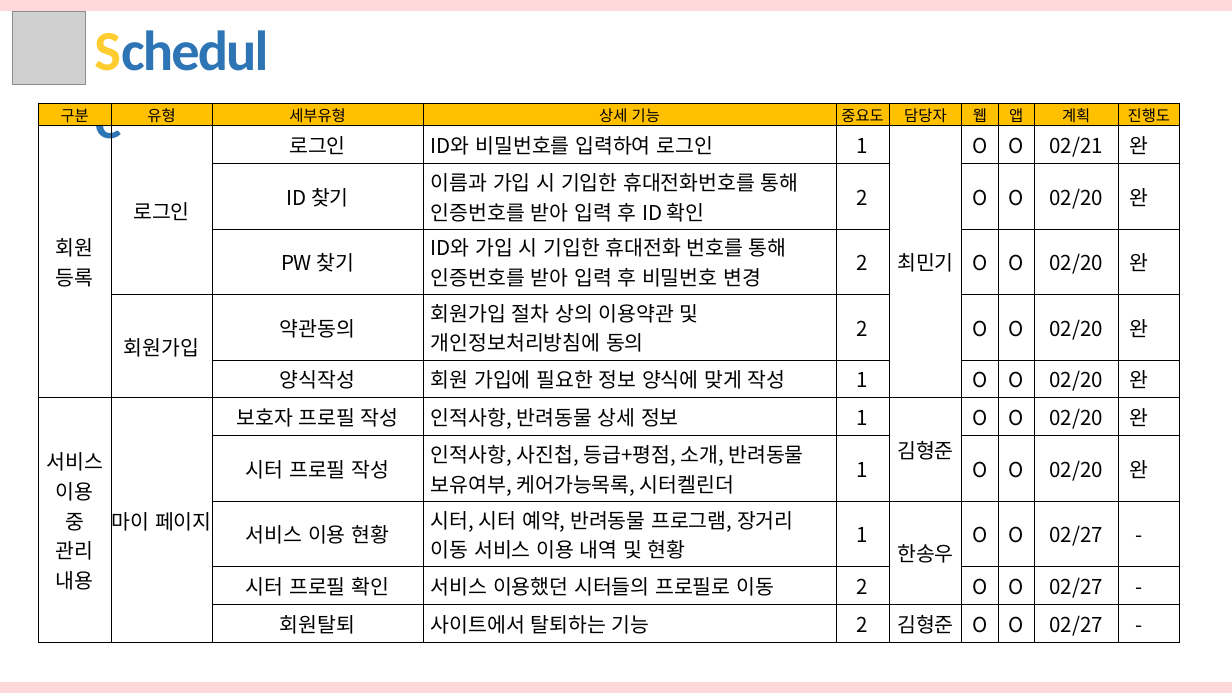
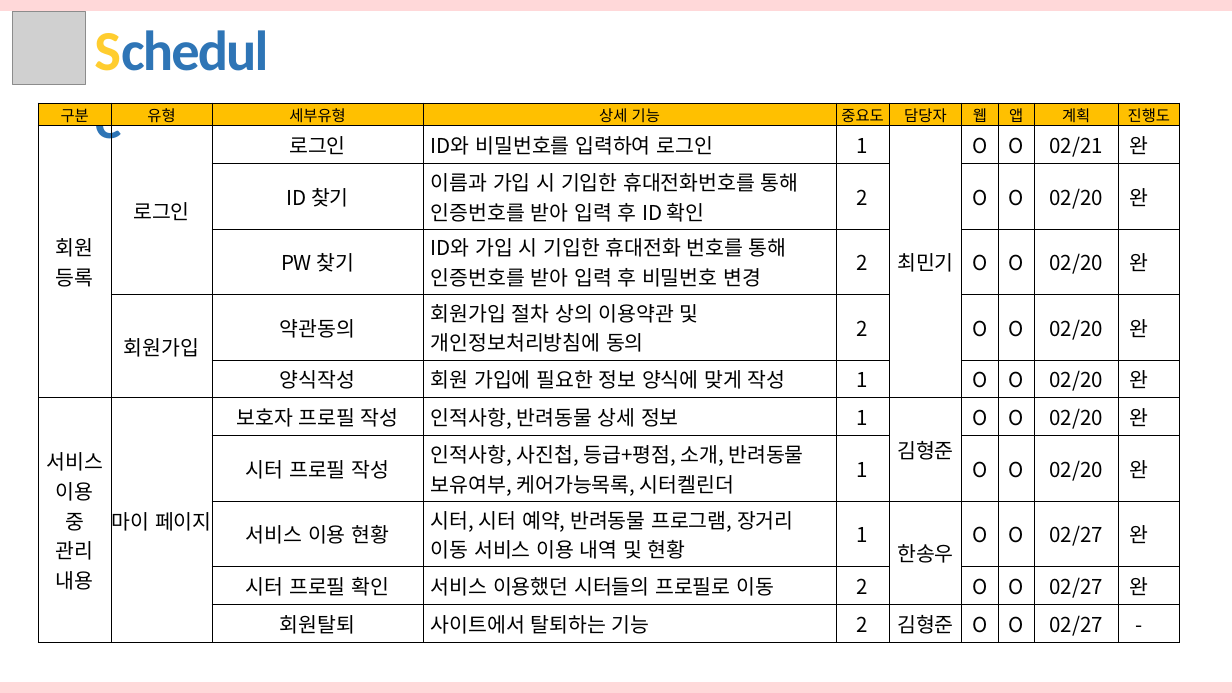
Before and after one commit to hhsw07/ezen-academy-projects, a slide deck: slide 15 of WebContent/hsw/3조 화면구현_hsw.pptx. Drawn at 1232x693 pixels with LibreOffice and Linux fonts; fonts in the diff are those of the drawing; grey boxes stand for pictures. Boxes give left, top, right and bottom in pixels: in the first picture for what was removed or moved away, otherwise in the second. Text is boxed around its words. In the diff, an @@ line names an element or a change of style, - is before the commit and + after.

```diff
--- a/WebContent/hsw/3조 화면구현_hsw.pptx
+++ b/WebContent/hsw/3조 화면구현_hsw.pptx
@@ table at <box>38,104,1180,652</box> @@
-row 9, column 10: -
+row 9, column 10: 완
-row 10, column 10: -
+row 10, column 10: 완
```
Also in this commit, not shown: 8 other slides changed, 10 other files.
